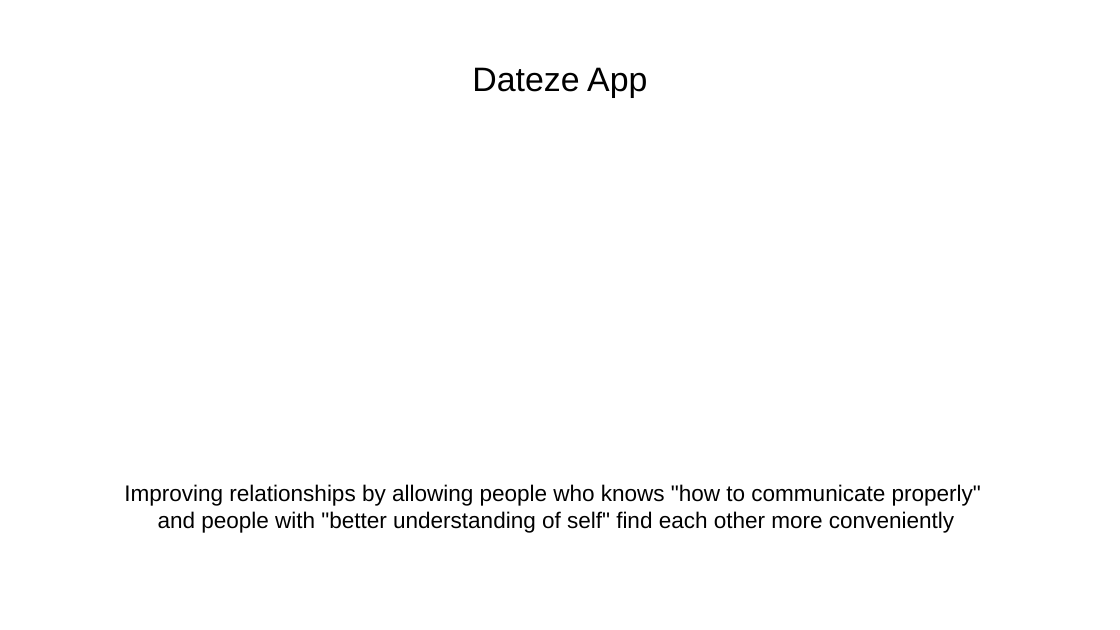
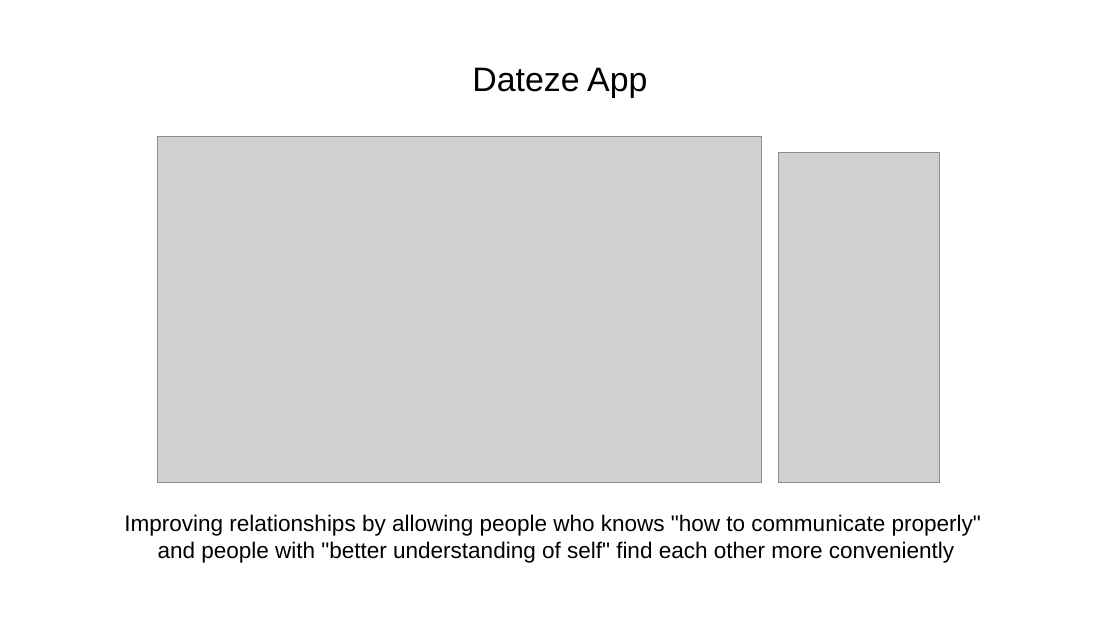
Before and after one commit to yashp241195/startupPitch, a slide deck: slide 1 of pitch.odp. Drawn at 1120x630 pixels with LibreOffice and Linux fonts; fonts in the diff are those of the drawing; grey boxes stand for pictures. Boxes give left, top, right and bottom in pixels: in the first picture for what was removed or moved away, otherwise in the second. Text is boxed around its words. In the diff, an @@ line names an element or a change of style, - is before the commit and + after.

```diff
--- a/pitch.odp
+++ b/pitch.odp
@@ picture added at [158, 136, 762, 483] @@
@@ picture added at [779, 152, 940, 483] @@
@@ subtitle "Improving relationships by allowing people ...": place and size @@
-subtitle "Improving relationships by allowing people ..." at [124, 484, 981, 533]
+subtitle "Improving relationships by allowing people ..." at [124, 514, 981, 563]
```
Also in this commit, not shown: 1 other slide changed, 14 slides added, 2 slides removed.
